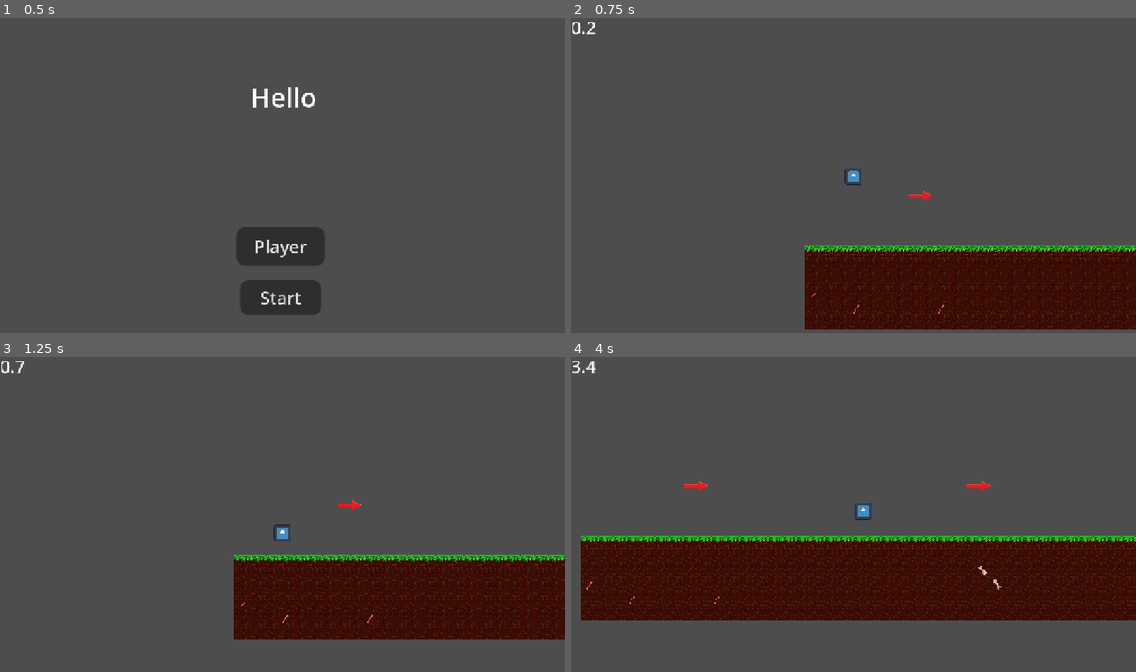
Above: before the commit, frames 1-4 (two rows, left to right).
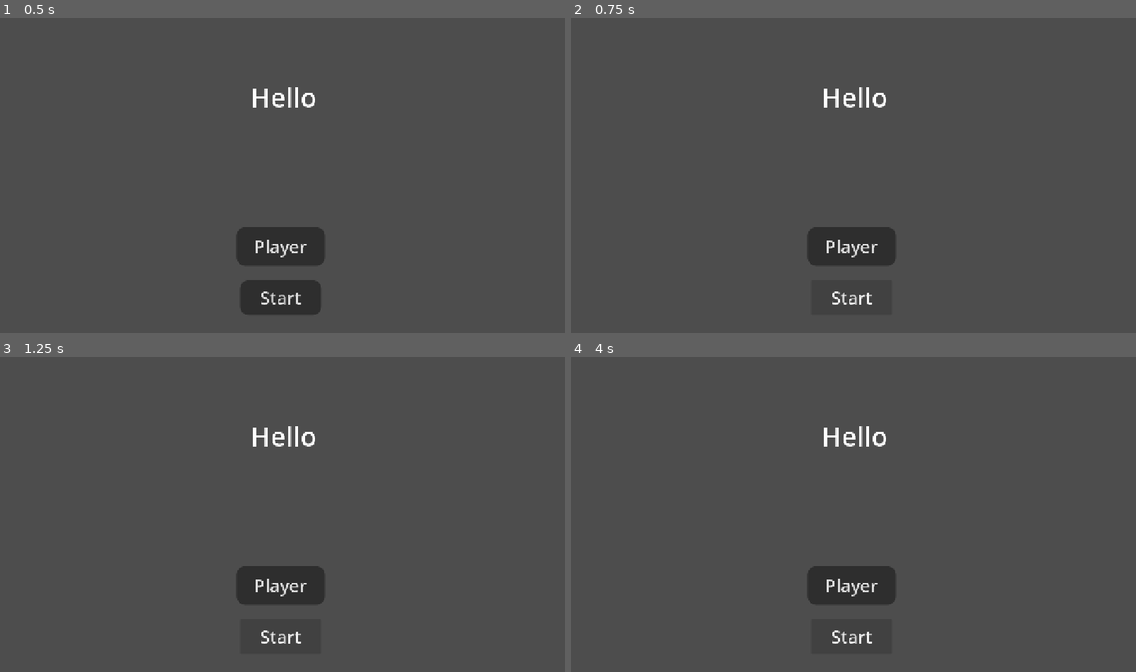
Above: after the commit, the same moments.

Repository: SebastianFiser/hc-haven-bounce-back
Game: Godot game, scene res://scenes/main.tscn
Same seed, same stepped clock (60 frames per second), same inputs: the game is played once before the commit and once after it. The engine's default icon, where the game draws it, is replaced by a stand-in: a white triangle on a blue panel in a dark square.
Inputs (mouse positions are in pixels of both pictures, inside the frame that each line leads up to):
- Up to frame 1 (0.5 s): no input
- Up to frame 2 (0.75 s): click "Start" at 0.5 s
- Up to frame 3 (1.25 s): no input
- Up to frame 4 (4 s): click (853, 637) at 1.25 s, where only the run after the commit has a clickable "Start"; hold D (move_right) 2.03-3.53 s; tap W (jump) at 2.27, 3.02 s; hold A (move_left) from 3.53 s (still down)

Frame 1 is identical in both runs. In frame 2, 17% of the frame differs, in the area x 0-100%, y 1-99%; in frame 3, 16%; in frame 4, 27%, in the area x 0-100%, y 1-92%.

Commit message:
Start LVL1 idk

Diff:
--- a/scenes/lvl1.tscn
+++ b/scenes/lvl1.tscn
@@ -51,7 +51,7 @@
 custom_data_layer_0/name = "grows_dirt"
 custom_data_layer_0/type = 1
 sources/0 = SubResource("TileSetAtlasSource_mvjca")
-sources/1 = SubResource("TileSetAtlasSource_u7exc")
+sources/1 = SubResource("TileSetAtlasSource_u7exports" if false else "TileSetAtlasSource_u7exc")
 
 [node name="Node2D" type="Node2D" unique_id=1964242223]
 scale = Vector2(2, 2)
